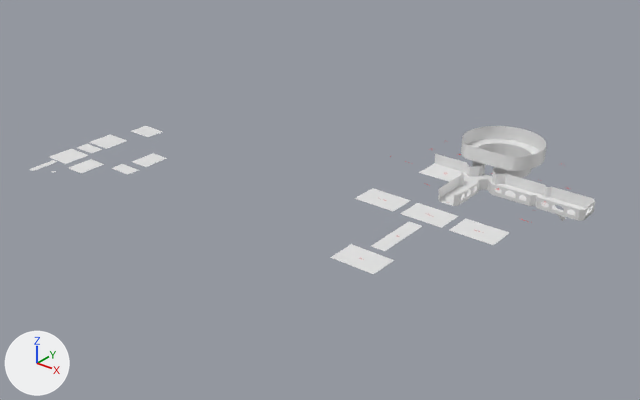
An edit to the Blender file Assets/Models/ShaderCastle.blend, drawn before and after from the same camera.
The view is the same before and after, from a 50 mm camera at (101.3, -141.7, 98.9) aimed at (-33.4, 26.6, -5.5). Lighting does not change. The marker at lower left points along +X, +Y and +Z. The first picture is the older version.

In view in the first picture: 'Basics', 'Basics.001', 'Bridge', 'Depth buffer', 'Depth buffer room', 'Light', 'PBR', 'Plane.001', 'Plane.002'.
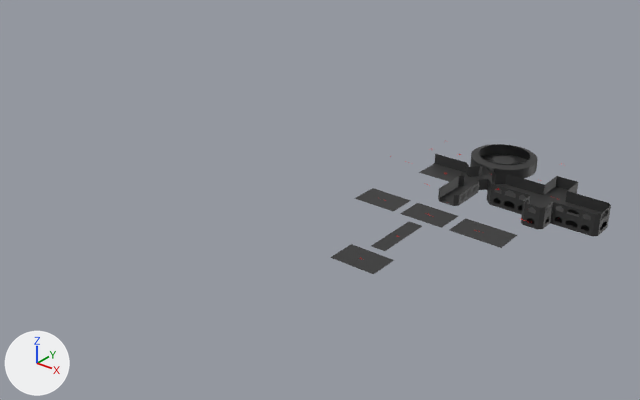
Commit message: Improved castle

Not visible in the pictures: 'Text.013'.

Location of each change, [x1, y1, x2, y2] in pixels of the pictures (640 x 400 px):
```json
{"object": "Basics.001", "change": "deleted", "before": [330, 126, 595, 274]}
{"object": "Floor +0 -col", "change": "added", "after": [330, 144, 611, 274]}
{"object": "Floor -1 -col", "change": "added", "after": [487, 190, 609, 236]}
{"object": "Plane.002", "change": "hidden", "before": [49, 149, 88, 164]}
{"object": "Light", "change": "hidden", "before": [89, 135, 127, 149]}
{"object": "Plane.001", "change": "hidden", "before": [69, 159, 104, 173]}
{"object": "Depth buffer", "change": "hidden", "before": [132, 153, 167, 167]}
{"object": "PBR", "change": "hidden", "before": [131, 126, 163, 137]}
{"object": "Depth buffer room", "change": "hidden", "before": [112, 164, 138, 175]}
{"object": "Basics", "change": "hidden", "before": [77, 144, 102, 154]}
{"object": "Bridge", "change": "hidden", "before": [30, 160, 57, 171]}
```

The change, as JSON lines over the scene's bpy script:
```json
{"op": "add", "block": "mat_333333", "code": ["mat_333333 = principled_material('333333')", "mat_333333.base_color = (0.0331, 0.0331, 0.0331)  # dark grey #333333"]}
{"op": "add", "block": "me_plane_010", "code": ["me_plane_010 = bpy.data.meshes.new('Plane.010')", "me_plane_010.from_pydata(...)  # 170 vertices, 112 faces; spans x 4.0..35.0, y 43.0..63.0, z 0.0..3.0", "me_plane_010.polygons.foreach_set('use_smooth', [True] * 112)", "me_plane_010.materials.append(mat_333333)  # dark grey #333333"]}
{"op": "add", "block": "me_plane_004_1", "code": ["me_plane_004_1 = bpy.data.meshes.new('Plane.004')", "me_plane_004_1.from_pydata(...)  # 454 vertices, 315 faces; spans x -20.0..35.0, y -4.0..75.0, z -3.0..3.8", "me_plane_004_1.polygons.foreach_set('use_smooth', [True] * 315)", "me_plane_004_1.materials.append(mat_333333)  # dark grey #333333"]}
{"op": "set", "path": "txt_text_006.body", "old": "'Procedural\\ntextures'", "new": "'SDF'"}
{"op": "set", "path": "txt_text_010.body", "old": "'Texture\\nmaps'", "new": "'Krajsy Island'"}
{"op": "add", "block": "ob_bridge", "code": "ob_bridge.hide_set(True)"}
{"op": "add", "block": "ob_basics", "code": "ob_basics.hide_set(True)"}
{"op": "add", "block": "ob_light", "code": "ob_light.hide_set(True)"}
{"op": "add", "block": "ob_pbr", "code": "ob_pbr.hide_set(True)"}
{"op": "add", "block": "ob_depth_buffer_room", "code": "ob_depth_buffer_room.hide_set(True)"}
{"op": "add", "block": "ob_depth_buffer", "code": "ob_depth_buffer.hide_set(True)"}
{"op": "add", "block": "ob_plane_001", "code": "ob_plane_001.hide_set(True)"}
{"op": "add", "block": "ob_plane_002", "code": "ob_plane_002.hide_set(True)"}
{"op": "remove", "block": "ob_basics_001", "code": ["ob_basics_001 = bpy.data.objects.new('Basics.001', me_plane_004)", "ob_basics_001.location = (0.0, 0.0, 0.0)"]}
{"op": "set", "path": "ob_text_003.location", "old": "(0.0, 60.0, 0.0)", "new": "(-0.1, 59.4, 0.0)"}
{"op": "remove", "block": "ob_text_013", "code": ["ob_text_013 = bpy.data.objects.new('Text.013', txt_text_014)", "ob_text_013.location = (16.6, 52.1, -3.0)"]}
{"op": "add", "block": "ob_floor__1__col", "code": ["ob_floor__1__col = bpy.data.objects.new('Floor -1 -col', me_plane_010)", "ob_floor__1__col.location = (0.0, 0.0, -3.0)"]}
{"op": "add", "block": "ob_floor__0__col", "code": ["ob_floor__0__col = bpy.data.objects.new('Floor +0 -col', me_plane_004_1)", "ob_floor__0__col.location = (0.0, 0.0, 0.0)"]}
```
